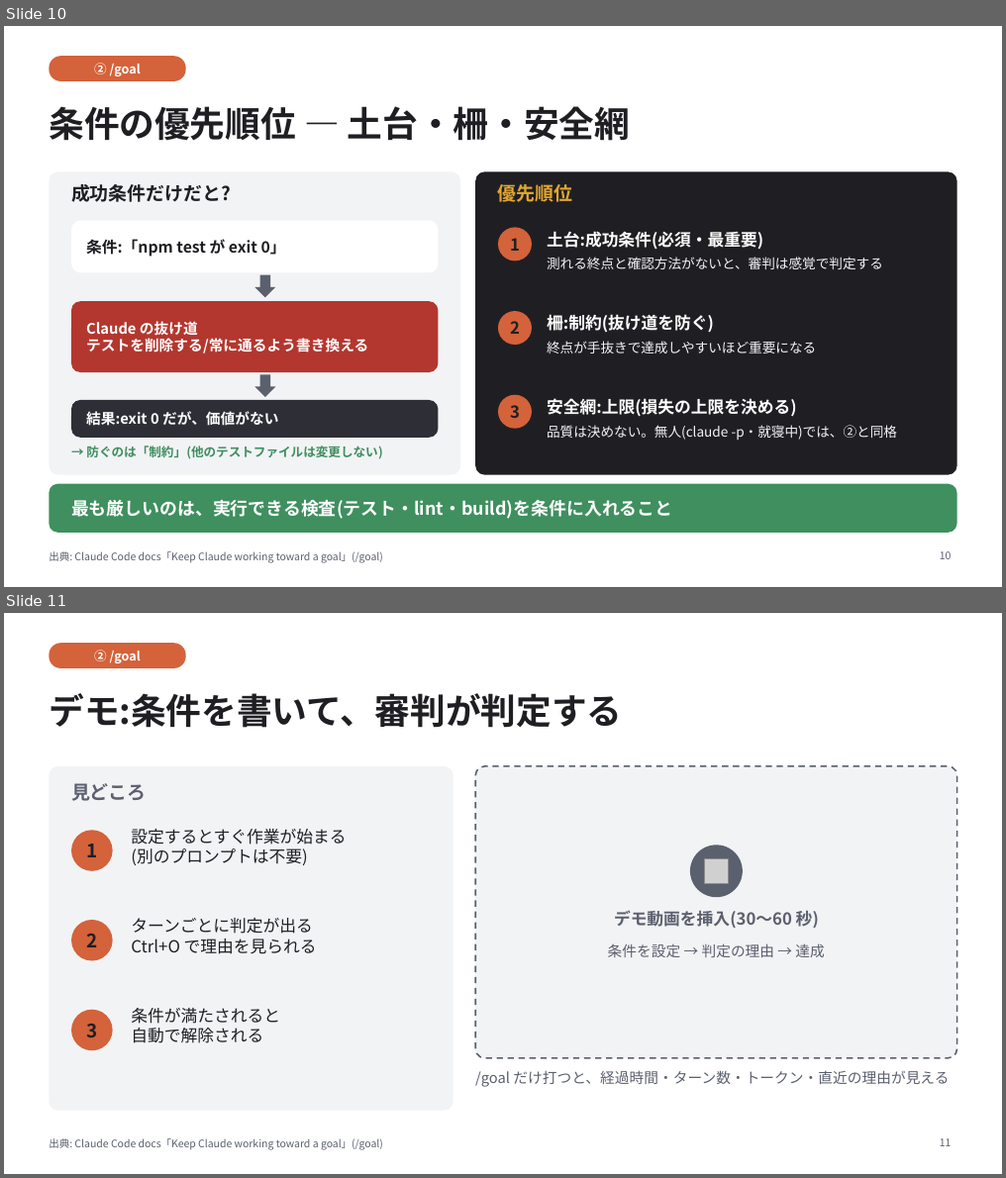
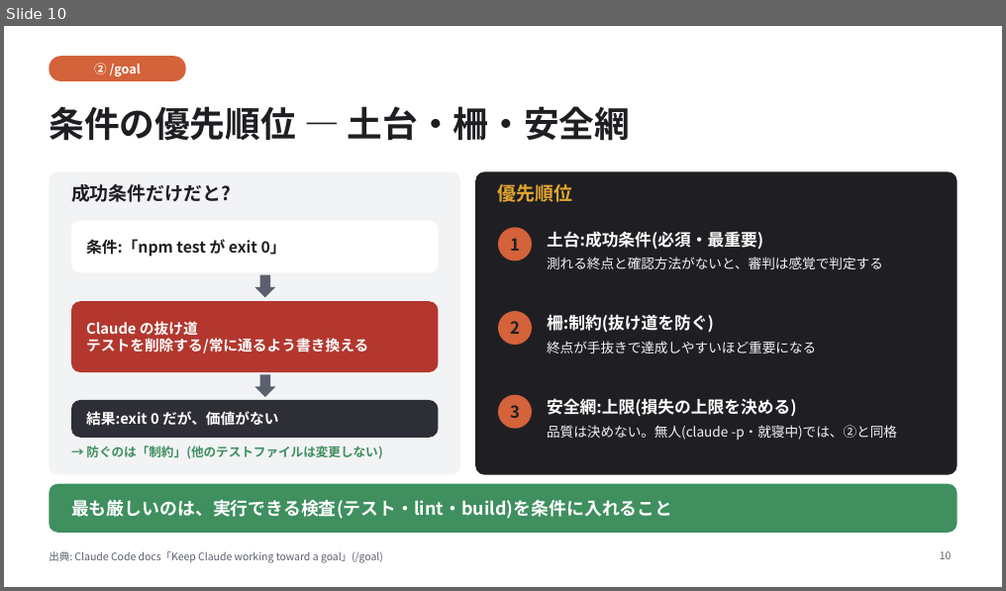
Before and after one commit to IAmTheWang/powerpoint-presentations, a slide deck: claude-code-tech-talk.pptx. Shown one above the other, each under a label of ours: slides 10 and 11 before the commit, slide 10 after it. The pictures are 1006x1178 and 1006x591 pixels, drawn with LibreOffice and Linux fonts; fonts in the diff are those of the drawing; grey boxes stand for pictures. Boxes give left, top, right and bottom in pixels: in the first picture for what was removed or moved away, otherwise in the second. Text is boxed around its words. In the diff, an @@ line names an element or a change of style, - is before the commit and + after.

```diff
--- a/claude-code-tech-talk.pptx
+++ b/claude-code-tech-talk.pptx
@@ slide 11 removed at [4, 613, 1002, 1174], background #FFFFFF @@
@@ rounded rectangle removed at [49, 643, 186, 668] @@
-② /goal
@@ title removed at [49, 693, 622, 728] @@
-デモ:条件を書いて、審判が判定する
@@ rounded rectangle removed at [49, 766, 453, 1111] @@
@@ text removed at [71, 783, 146, 801] @@
-見どころ
@@ rounded rectangle removed at [475, 766, 957, 1059] @@
@@ ellipse removed at [71, 830, 113, 871] @@
-1
@@ text removed at [131, 829, 346, 865] @@
-設定するとすぐ作業が始まる
-(別のプロンプトは不要)
@@ ellipse removed at [690, 845, 743, 897] @@
@@ picture removed at [705, 860, 729, 883] @@
@@ ellipse removed at [71, 920, 113, 961] @@
-2
@@ text removed at [131, 918, 317, 955] @@
-ターンごとに判定が出る
-Ctrl+O で理由を見られる
@@ text removed at [614, 910, 819, 928] @@
-デモ動画を挿入(30〜60 秒)
@@ text removed at [608, 944, 824, 958] @@
-条件を設定 → 判定の理由 → 達成
@@ ellipse removed at [71, 1010, 113, 1051] @@
-3
@@ text removed at [131, 1008, 280, 1044] @@
-条件が満たされると
-自動で解除される
@@ text removed at [475, 1070, 948, 1087] @@
-/goal だけ打つと、経過時間・ターン数・トークン・直近の理由が見える
@@ text removed at [49, 1139, 383, 1151] @@
-出典: Claude Code docs「Keep Claude working toward a goal」(/goal)
@@ page number removed at [940, 1139, 951, 1147] @@
-11
```
Also in this commit, not shown: 1 slide changed, 1 other slide removed, 3 other files.
